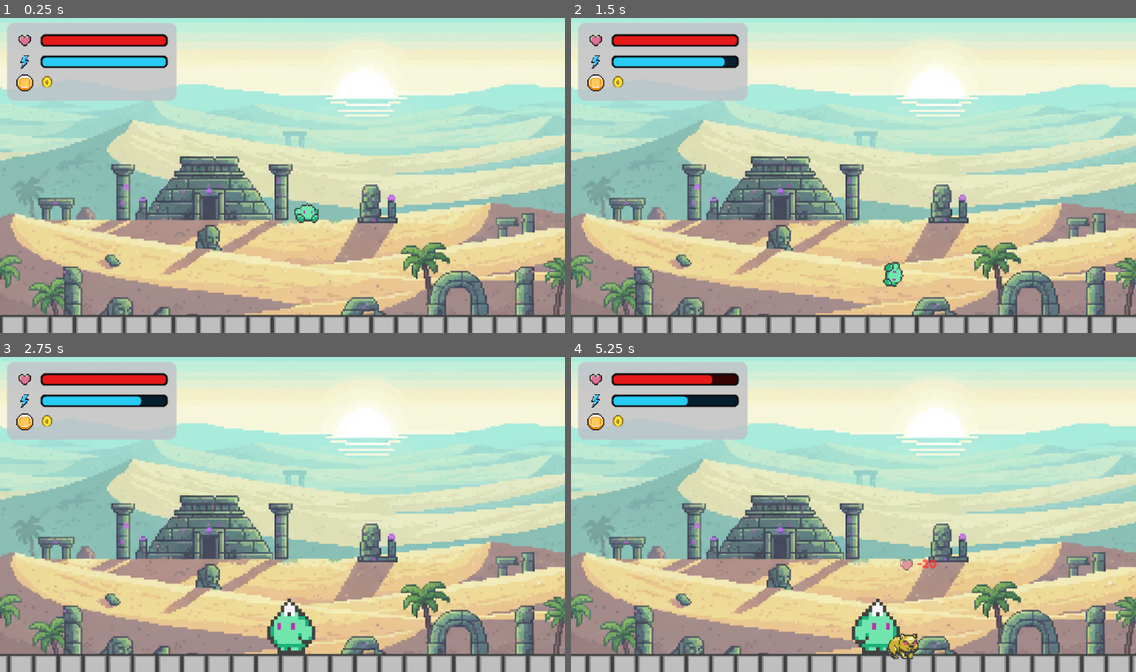
Above: before the commit, frames 1-4 (two rows, left to right).
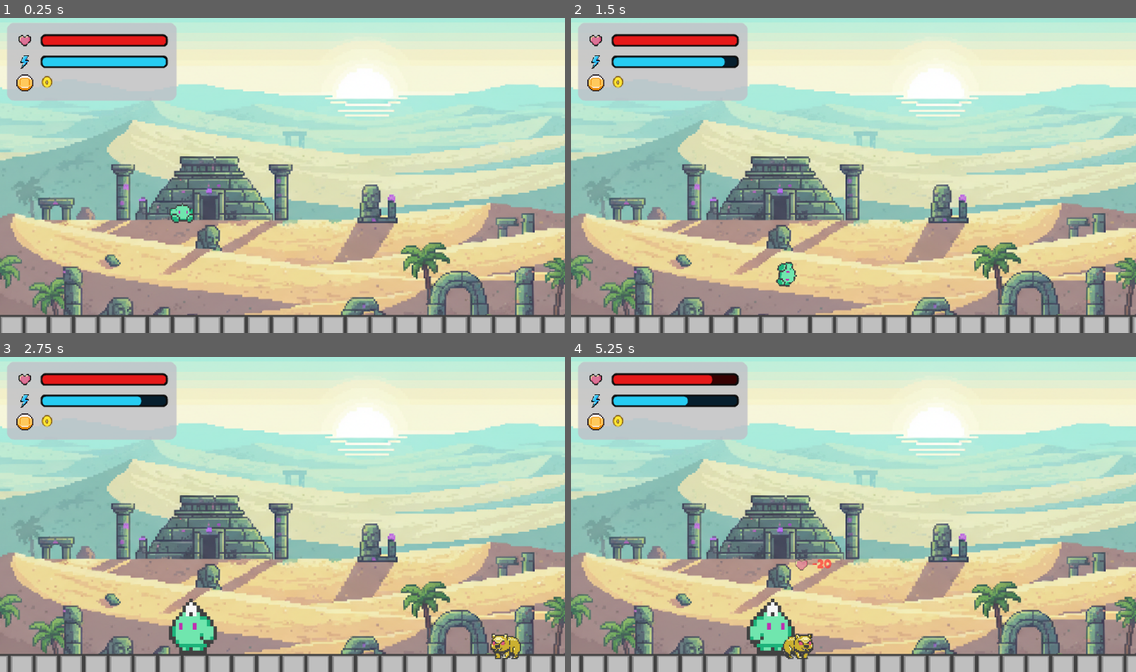
Above: after the commit, the same moments.

Repository: gavalanche87/puffle
Game: Godot game, scene res://scenes/Level_1.tscn
Two runs of this game, one before a commit and one after it. Both use one fixed random seed, a clock stepped at 60 frames per second and the inputs below.
Inputs:
- Up to frame 1 (0.25 s): no input
- Up to frame 2 (1.5 s): tap Enter (ui_accept) at 0.5, 0.77 s; hold Right (ui_right) from 0.53 s (still down); tap Z (toggle_mode) at 0.6, 1.35 s
- Up to frame 3 (2.75 s): tap Enter (ui_accept) at 1.52 s; release Right (ui_right) at 2.03 s; hold Left (ui_left) from 2.03 s (still down); tap Z (toggle_mode) at 2.1 s
- Up to frame 4 (5.25 s): release Left (ui_left) at 2.78 s; hold Right (ui_right) 2.78-4.28 s; tap Z (toggle_mode) every 0.75 s from 2.85 to 5.1 s; tap Enter (ui_accept) at 3.02, 3.77, 4.52 s; hold Left (ui_left) 4.28-5.03 s; hold Right (ui_right) from 5.03 s (still down)

The runs differ from the first frame. In frame 1, 1.5% of the frame differs, in the area x 0-100%, y 58-100%; in frame 2, 3.0%; in frame 3, 3.0%; in frame 4, 5.3%, in the area x 1-100%, y 64-100%.

Commit message:
Refine camera behavior: add vertical look-ahead, configurable smoothing speed, and jump deadzone

Diff:
--- a/scenes/MainLevel.tscn
+++ b/scenes/MainLevel.tscn
@@ -29,7 +29,6 @@
 [node name="HUD" parent="." unique_id=399437058 instance=ExtResource("6")]
 
 [node name="World" type="Node2D" parent="." unique_id=1206723391]
-scale = Vector2(1.5, 1.5)
 
 [node name="Player" parent="World" unique_id=493820669 instance=ExtResource("1")]
 position = Vector2(-980, 120)
@@ -127,7 +126,7 @@
 position = Vector2(1960, 98)
 
 [node name="Goal" parent="World" unique_id=1611429005 instance=ExtResource("5")]
-position = Vector2(1040.6667, 234.66667)
+position = Vector2(960, 160)
 scale = Vector2(5, 5)
 next_scene_path = "res://scenes/Level2.tscn"
 
--- a/scenes/Player.tscn
+++ b/scenes/Player.tscn
@@ -150,6 +150,7 @@
 script = ExtResource("1")
 small_frames = SubResource("3")
 big_frames = SubResource("2")
+camera_smoothing_base_speed = 15.0
 
 [node name="AnimatedSprite2D" type="AnimatedSprite2D" parent="." unique_id=407884569]
 position = Vector2(16, 16)
@@ -168,9 +169,19 @@
 debug_color = Color(0.9295492, 0.17470735, 0.5066026, 0.41960785)
 
 [node name="Camera2D" type="Camera2D" parent="." unique_id=2056619036]
+position = Vector2(75, 16)
 zoom = Vector2(0.875, 0.875)
 position_smoothing_enabled = true
-position_smoothing_speed = 12.0
+position_smoothing_speed = 10.0
+drag_horizontal_enabled = true
+drag_vertical_enabled = true
+drag_horizontal_offset = 0.85
+drag_vertical_offset = 0.15
+drag_left_margin = 0.05
+drag_top_margin = 0.15
+drag_right_margin = 0.05
+drag_bottom_margin = 0.1
+editor_draw_drag_margin = true
 
 [node name="SfxJump" type="AudioStreamPlayer" parent="." unique_id=375345066]
 stream = ExtResource("18")
--- a/scripts/player.gd
+++ b/scripts/player.gd
@@ -43,6 +43,7 @@
 @export var max_knockback: float = 500.0
 @export var small_enemy_knockback: float = 120.0
 @export var big_enemy_knockback: float = 220.0
+@export var camera_smoothing_base_speed: float = 4.0
 var current_health: int = max_health
 var current_energy: int = max_energy
 var damage_cooldown_timer: float = 0.0
@@ -184,12 +185,15 @@
 	_update_facing(wall_sliding)
 	_update_animation(wall_sliding)
 
-	# Adjust camera smoothing for fast falling in Big Mode
+	# Adjust camera behavior
 	if camera:
+
+		# 1. Smoothing speed (Big mode fast fall needs faster tracking, otherwise use base)
 		if mode == PlayerMode.BIG and velocity.y > 500.0:
 			camera.position_smoothing_speed = 25.0
 		else:
-			camera.position_smoothing_speed = 12.0
+			camera.position_smoothing_speed = camera_smoothing_base_speed
+
 	# Camera updates automatically via Godot's position_smoothing
 
 func take_damage(amount: float) -> float:
